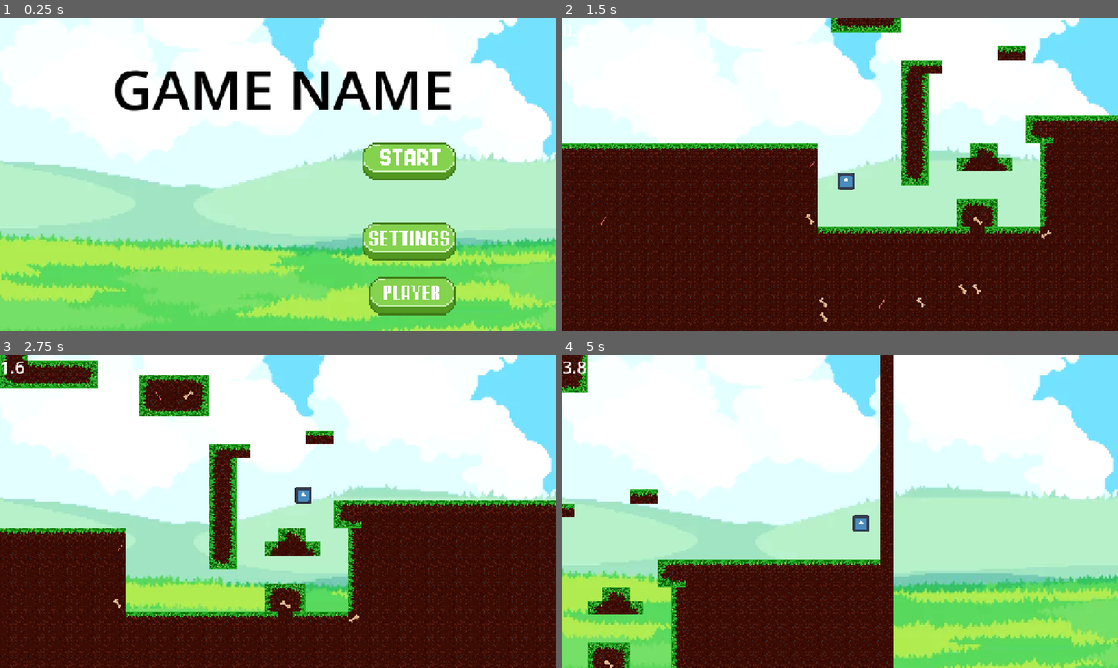
Above: before the commit, frames 1-4 (two rows, left to right).
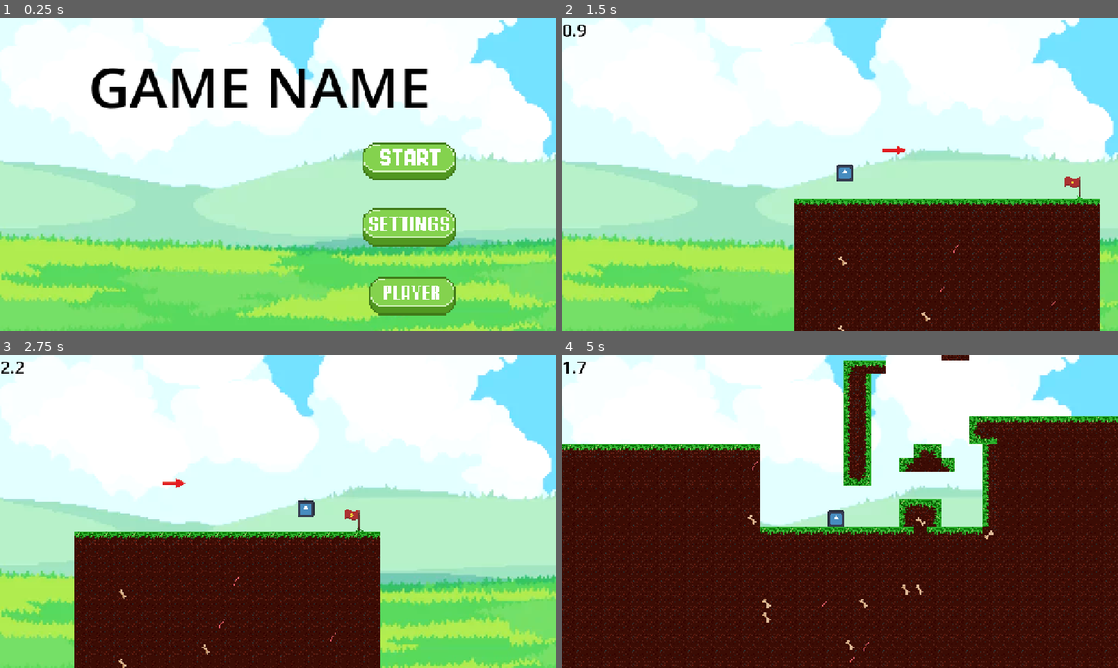
Above: after the commit, the same moments.

Repository: SebastianFiser/hc-haven-bounce-back
Game: Godot game, scene res://scenes/main.tscn
The game is run twice, just before and just after one commit, with the same random seed, the same clock (stepped at 60 frames per second) and the same inputs. The engine's default icon, where the game draws it, is replaced by a stand-in: a white triangle on a blue panel in a dark square.
Inputs (mouse positions are in pixels of both pictures, inside the frame that each line leads up to):
- Up to frame 1 (0.25 s): no input
- Up to frame 2 (1.5 s): click (973, 161) at 0.5 s; hold D (move_right) from 1.28 s (still down)
- Up to frame 3 (2.75 s): keep holding D (move_right); tap W (jump) at 1.52, 2.27 s
- Up to frame 4 (5 s): release D (move_right) at 2.78 s; hold A (move_left) 2.78-3.53 s; hold D (move_right) from 3.53 s (still down); tap W (jump) at 3.77, 4.52 s

The runs differ from the first frame. In frame 1, 7.1% of the frame differs, in the area x 16-82%, y 16-78%; in frame 2, 41%; in frame 3, 41%; in frame 4, 56%, in the area x 0-100%, y 0-100%.

Commit message:
idk whta i did

Diff:
--- a/scenes/hud.tscn
+++ b/scenes/hud.tscn
@@ -9,8 +9,11 @@
 [node name="TimerLabel" type="Label" parent="." unique_id=1315863616]
 offset_right = 40.0
 offset_bottom = 23.0
+theme_override_colors/font_color = Color(0, 0, 0, 1)
+theme_override_colors/font_outline_color = Color(1, 1, 1, 1)
+theme_override_constants/outline_size = 2
 theme_override_font_sizes/font_size = 40
-text = "0.0"
+text = "text : 0.0"
 
 [node name="PauseMenu" type="Control" parent="." unique_id=380292437]
 propagate_maximum_size = true
--- a/scenes/lvl1.tscn
+++ b/scenes/lvl1.tscn
@@ -63,6 +63,7 @@
 scale = Vector2(2, 2)
 
 [node name="TileMapLayer" type="TileMapLayer" parent="." unique_id=623865676]
+position = Vector2(-22, 2)
 scale = Vector2(2, 2)
 tile_map_data = PackedByteArray("AAACAAQAAQAAAAAAAFABAAQAAQAAAAEAAFD7/wgAAAAAAAAAAAD8/wgAAAAAAAAAAAD9/wgAAAAAAAAAAAD+/w …(304 unchanged characters)…
 tile_set = SubResource("TileSet_sx1j4")
@@ -75,7 +76,7 @@
 scale = Vector2(0.3, 0.3)
 
 [node name="Goal" parent="." unique_id=286393484 instance=ExtResource("3_6j3wd")]
-position = Vector2(-80, 220)
+position = Vector2(465.5, 231.5)
 scale = Vector2(1, 1)
 next_level = ExtResource("6_hp87r")
 
--- a/scenes/main.tscn
+++ b/scenes/main.tscn
@@ -55,10 +55,10 @@
 [node name="Label" type="Label" parent="Start" unique_id=2088382483]
 layout_mode = 1
 anchors_preset = -1
-anchor_left = -0.15
-anchor_top = -0.036111113
-anchor_right = 0.18515626
-anchor_bottom = 0.09861111
+anchor_left = -0.19140625
+anchor_top = -0.043055557
+anchor_right = 0.14375
+anchor_bottom = 0.09166667
 offset_left = 456.0
 offset_top = 40.0
 offset_right = 819.0
@@ -106,9 +106,9 @@
 layout_mode = 1
 anchors_preset = -1
 anchor_left = -0.00546875
-anchor_top = 0.08194444
+anchor_top = 0.036111113
 anchor_right = -0.00546875
-anchor_bottom = 0.08194444
+anchor_bottom = 0.036111113
 offset_left = 848.0
 offset_top = 352.0
 offset_right = 1064.0
Not shown, added: matejovo slozka/final semen.png.import
